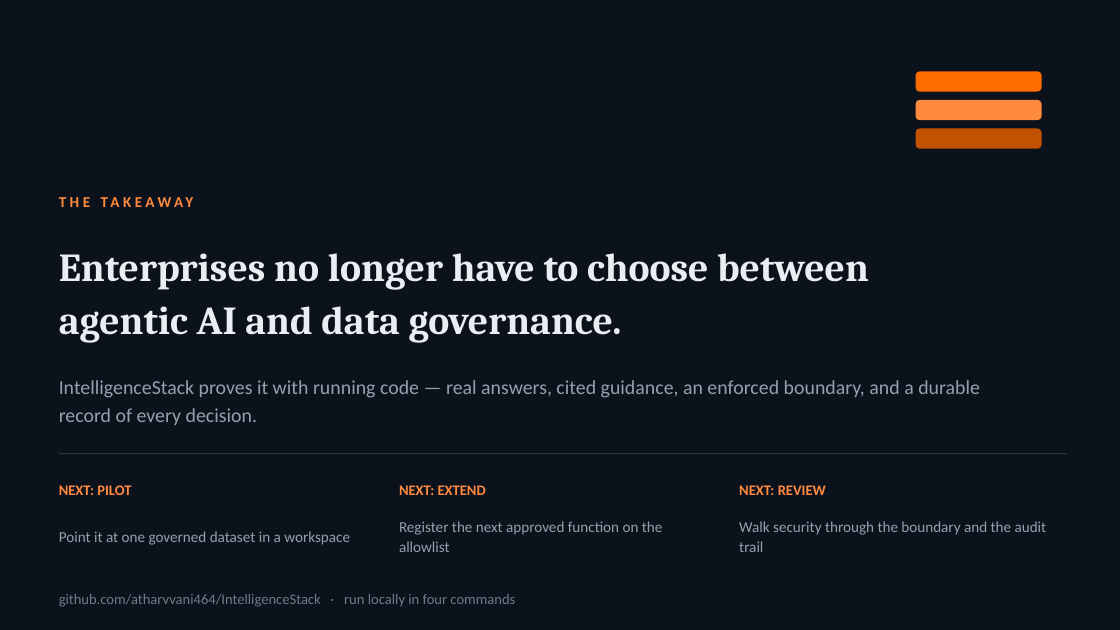
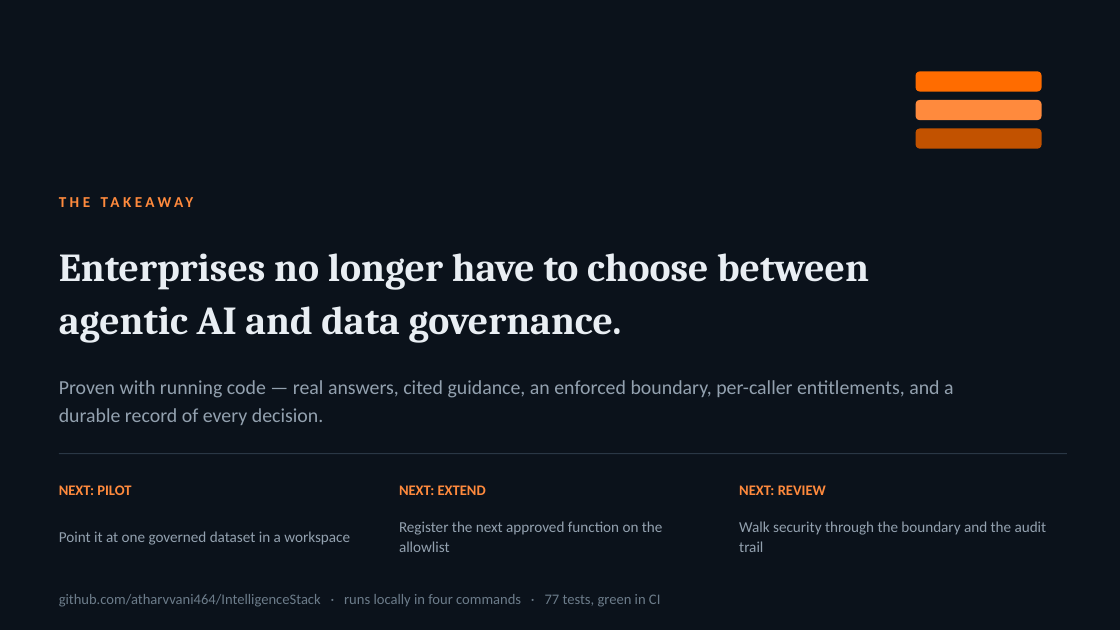
Before and after one commit to atharvvani464/IntelligenceStack, a slide deck: slide 15 of IntelligenceStack_Executive_Deck.pptx (slide 14 before the commit). Drawn at 1120x630 pixels with LibreOffice and Linux fonts; fonts in the diff are those of the drawing. Boxes give left, top, right and bottom in pixels: in the first picture for what was removed or moved away, otherwise in the second. Text is boxed around its words. In the diff, an @@ line names an element or a change of style, - is before the commit and + after.

```diff
--- a/IntelligenceStack_Executive_Deck.pptx
+++ b/IntelligenceStack_Executive_Deck.pptx
@@ text at <box>59,380,954,425</box>: text changed @@
-IntelligenceStack proves it with running code — real answers, cited guidance, an enforced boundary, and a durable record of every decision.
+Proven with running code — real answers, cited guidance, an enforced boundary, per-caller entitlements, and a durable record of every decision.
@@ text at <box>59,594,660,607</box>: text changed @@
-github.com/atharvvani464/IntelligenceStack · run locally in four commands
+github.com/atharvvani464/IntelligenceStack · runs locally in four commands · 77 tests, green in CI
```
Also in this commit, not shown: 11 other slides changed, 3 slides added, 2 slides removed, 1 other file.
